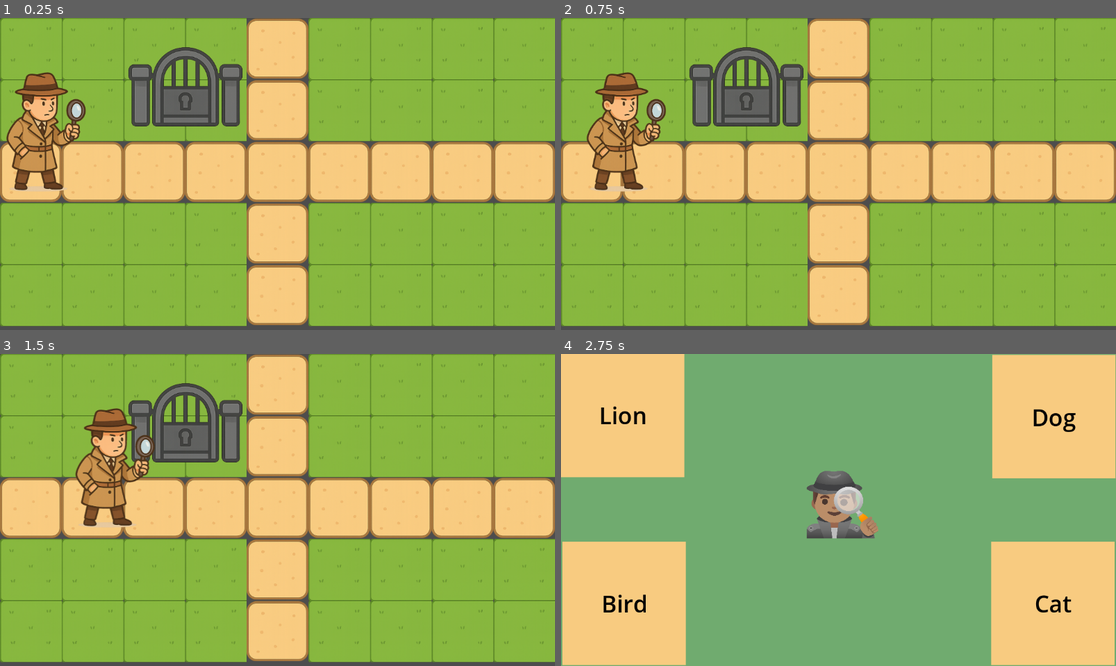
Above: before the commit, frames 1-4 (two rows, left to right).
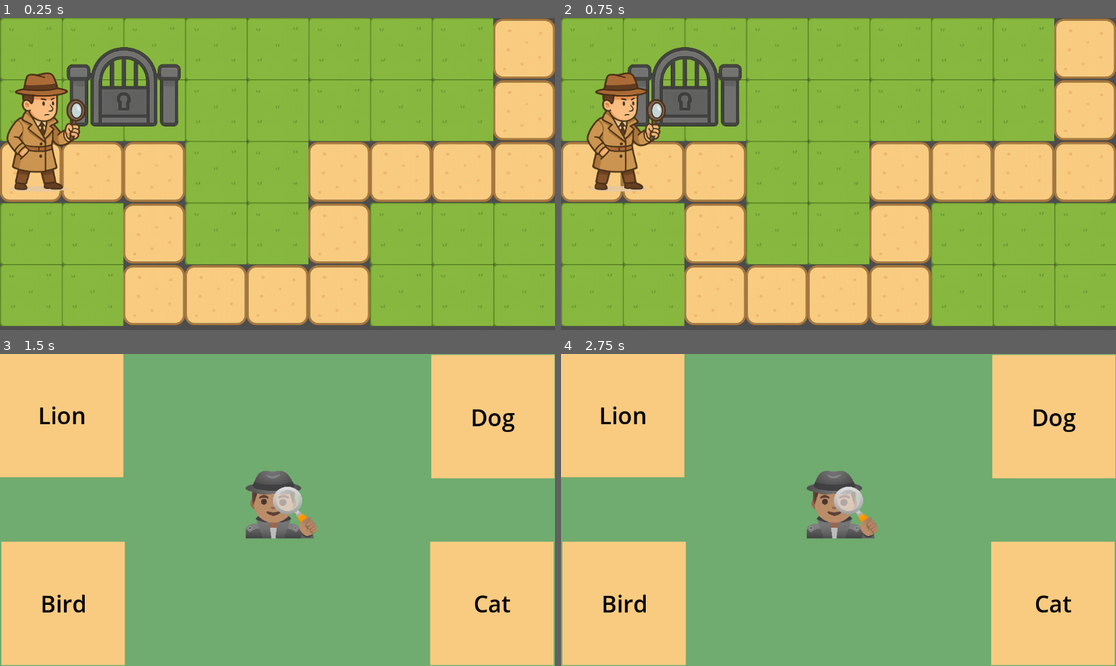
Above: after the commit, the same moments.

Repository: yvenspinto13/detective_q
Game: Godot game, scene res://MainScene.tscn
The game is run twice, just before and just after one commit, with the same random seed, the same clock (stepped at 60 frames per second) and the same inputs.
Inputs (mouse positions are in pixels of both pictures, inside the frame that each line leads up to):
- Up to frame 1 (0.25 s): no input
- Up to frame 2 (0.75 s): tap Enter at 0.5 s; move the mouse to (960, 158) at 0.52 s; hold Right (ui_right) from 0.53 s (still down); click (960, 158) at 0.67 s
- Up to frame 3 (1.5 s): release Right (ui_right) at 1.25 s; drag from (166, 525) to (249, 572) at 1.27 s
- Up to frame 4 (2.75 s): tap Space at 2 s; move the mouse to (894, 441) at 2.02 s; hold Right (ui_right) from 2.03 s (still down)

The runs differ from the first frame. In frame 1, 32% of the frame differs, in the area x 12-100%, y 0-99%; in frame 2, 32%; in frame 3, 100%, in the area x 0-100%, y 0-100%; in frame 4, nothing differs.

Commit message:
update game scene and add clue once puzzle solves

Diff:
--- a/MainScene.tscn
+++ b/MainScene.tscn
@@ -1,11 +1,21 @@
-[gd_scene load_steps=11 format=3 uid="uid://bjhacrsxuv7cj"]
+[gd_scene load_steps=14 format=3 uid="uid://bjhacrsxuv7cj"]
 
 [ext_resource type="Script" uid="uid://dqx1xxautyunl" path="res://main.gd" id="1_a814b"]
 [ext_resource type="Texture2D" uid="uid://bg1g0jm76wgpl" path="res://assets/objects/lock-gate.png" id="2_5crlr"]
+[ext_resource type="Texture2D" uid="uid://csc13cdmye5p" path="res://assets/objects/paw.png" id="2_hbc2u"]
 [ext_resource type="Texture2D" uid="uid://x0fbdjl6dwsa" path="res://assets/tiles/grass-tile.png" id="3_hbc2u"]
 [ext_resource type="Texture2D" uid="uid://blefc707rpeh6" path="res://assets/tiles/path-tile.png" id="4_torvr"]
+[ext_resource type="Script" uid="uid://ckmdanxmjytsu" path="res://tile_map.gd" id="5_5crlr"]
 [ext_resource type="Script" uid="uid://bkjibyyx81xuk" path="res://detective_character_body_2d.gd" id="5_8xkvn"]
 [ext_resource type="Texture2D" uid="uid://3rap63tn6kb1" path="res://assets/objects/detective.png" id="6_p5x2j"]
+
+[sub_resource type="TileSetAtlasSource" id="TileSetAtlasSource_torvr"]
+texture = ExtResource("2_hbc2u")
+texture_region_size = Vector2i(128, 128)
+0:0/0 = 0
+1:0/0 = 0
+0:1/0 = 0
+1:1/0 = 0
 
 [sub_resource type="TileSetAtlasSource" id="TileSetAtlasSource_0hol4"]
 resource_name = "gate"
@@ -34,6 +44,7 @@
 sources/7 = SubResource("TileSetAtlasSource_q6r6c")
 sources/8 = SubResource("TileSetAtlasSource_kdubu")
 sources/10 = SubResource("TileSetAtlasSource_0hol4")
+sources/0 = SubResource("TileSetAtlasSource_torvr")
 
 [node name="Node2D" type="Node2D"]
 script = ExtResource("1_a814b")
@@ -43,9 +54,10 @@
 collision_visibility_mode = 1
 format = 2
 layer_0/name = "ground"
-layer_0/tile_data = PackedInt32Array(131072, 8, 0, 131073, 8, 0, 131074, 8, 0, 131075, 8, 0, 131076, 8, 0, 196612, 8, 0, 262148, 8, 0, 65540, 8, 0, 4, 8, 0, 131077, 8, 0, 131078, 8, 0, 131079, 8, 0, 131080, 8, 0, 131081, 8, 0, 196608, 7, 0, 196609, 7, 0, 262145, 7, 0, 262144, 7, 0, 262146, 7, 0, 196610, 7, 0, 196611, 7, 0, 262147, 7, 0, 65536, 7, 0, 0, 7, 0, 1, 7, 0, 65537, 7, 0, 65538, 7, 0, 2, 7, 0, 3, 7, 0, 65539, 7, 0, 196613, 7, 0, 262149, 7, 0, 262150, 7, 0, 196614, 7, 0, 196615, 7, 0, 262151, 7, 0, 262152, 7, 0, 196616, 7, 0, 196617, 7, 0, 262153, 7, 0, 65545, 7, 0, 65544, 7, 0, 65542, 7, 0, 65541, 7, 0, 5, 7, 0, 6, 7, 0, 7, 7, 0, 65543, 7, 0, 8, 7, 0, 9, 7, 0)
+layer_0/tile_data = PackedInt32Array(65536, 7, 0, 0, 7, 0, 1, 7, 0, 65537, 7, 0, 65538, 7, 0, 2, 7, 0, 3, 7, 0, 65539, 7, 0, 196613, 8, 0, 262149, 8, 0, 262150, 7, 0, 196614, 7, 0, 196615, 7, 0, 262151, 7, 0, 262152, 7, 0, 196616, 7, 0, 196617, 7, 0, 262153, 7, 0, 65545, 7, 0, 65544, 8, 0, 65542, 7, 0, 65541, 7, 0, 5, 7, 0, 6, 7, 0, 7, 7, 0, 65543, 7, 0, 8, 8, 0, 9, 7, 0, 131072, 8, 0, 131073, 8, 0, 131074, 8, 0, 196610, 8, 0, 262146, 8, 0, 262147, 8, 0, 262148, 8, 0, 131077, 8, 0, 131078, 8, 0, 131079, 8, 0, 131080, 8, 0, 4, 7, 0, 65540, 7, 0, 131076, 7, 0, 131075, 7, 0, 196611, 7, 0, 196612, 7, 0, 131081, 7, 0, 196608, 7, 0, 196609, 7, 0, 262145, 7, 0, 262144, 7, 0)
 layer_1/name = "infra"
-layer_1/tile_data = PackedInt32Array(2, 10, 0, 65538, 10, 1, 3, 65546, 0, 65539, 65546, 1)
+layer_1/tile_data = PackedInt32Array(1, 10, 0, 65537, 10, 1, 2, 65546, 0, 65538, 65546, 1)
+script = ExtResource("5_5crlr")
 
 [node name="CharacterBody2D" type="CharacterBody2D" parent="."]
 position = Vector2(-209, -866)
--- a/detective_character_body_2d.gd
+++ b/detective_character_body_2d.gd
@@ -35,4 +35,4 @@
 				if tile_id_x == 10:
 					print("Gate")
 					gate_triggered = true
-					emit_signal("puzzle_touched", "SoundMatchScene")
+					emit_signal("puzzle_touched", "SoundMatchScene", tile_id_x)
--- a/main.gd
+++ b/main.gd
@@ -3,16 +3,27 @@
 @onready var player = $CharacterBody2D
 @onready var main_tiles = $TileMap
 @onready var puzzle_container = $PuzzleContainer
+@onready var tile_layer = $TileMap
 
 var puzzle_instance
+var puzzles_solved: Dictionary = {
+	"gate": false,
+	"toy_box": false,
+	"tree_house": false,
+	"signboard": false,
+}
+var current_puzzle_tile = -1
+var mark_and_update_tile_call
 
 func _ready() -> void:
 	# Connect the player's gate signal
 	player.puzzle_touched.connect(_on_puzzle_touched)
+	mark_and_update_tile_call = Callable(tile_layer, "mark_and_update_tile")
 
-func _on_puzzle_touched(puzzle: String) -> void:
+
+func _on_puzzle_touched(puzzle: String, tile_id: int) -> void:
 	print("Player touched puzzle...", puzzle)
-
+	current_puzzle_tile = tile_id
 	## Optional: stop player movement while puzzle is active
 	player.set_process(false)
 	var puzzle_scene: PackedScene = load("res://scenes/%s.tscn" % puzzle)
@@ -27,7 +38,12 @@
 	main_tiles.visible = isVisible
 	player.visible = isVisible
 
-func _on_puzzle_complete(clue_id: String) -> void:
-	print("clue:", clue_id)
+func _on_puzzle_complete(puzzle: String) -> void:
+	print("clue:", puzzle)
+	mark_and_update_tile_call.call(puzzle, current_puzzle_tile)
 	puzzle_container.remove_child(puzzle_instance)
 	_set_main_level_visibility(true)
+
+func mark_solved(key: String) -> void:
+	if puzzles_solved.has(key):
+		puzzles_solved[key] = true
--- a/scenes/sound_match_control.gd
+++ b/scenes/sound_match_control.gd
@@ -69,7 +69,7 @@
 		if isSuccess:
 			old_drop.border_color = Color(0, 1, 0)
 			await get_tree().create_timer(2.0).timeout
-			emit_signal("puzzle_completed", "clue")
+			emit_signal("puzzle_completed", "gate" )
 		else:
 			old_drop.border_color = Color(1, 0, 0)
 
--- /dev/null
+++ b/tile_map.gd
@@ -0,0 +1,19 @@
+extends TileMap
+
+var puzzle_clueid: Dictionary = {
+	"gate": 0,
+	"toy_box": 5,
+	"tree_house": 6,
+	"signboard": 7,
+}
+
+func mark_and_update_tile(puzzle: String, tile_id: int) ->void:
+	print("received stuff")
+	if tile_id > 0:
+		var old_tile = self.get_used_cells_by_id(1,tile_id)
+		self.set_cell(1, old_tile[0], 0, Vector2i(0, 0))
+		self.set_cell(1, old_tile[1], 0, Vector2i(0, 1))
+		self.set_cell(1, old_tile[2], 0, Vector2i(1, 0))
+		self.set_cell(1, old_tile[3], 0, Vector2i(1, 1))
+
+		print("old", old_tile)
Binary file added: assets/objects/paw.png
Not shown, added: assets/objects/paw.png.import
Not shown, added: tile_map.gd.uid
